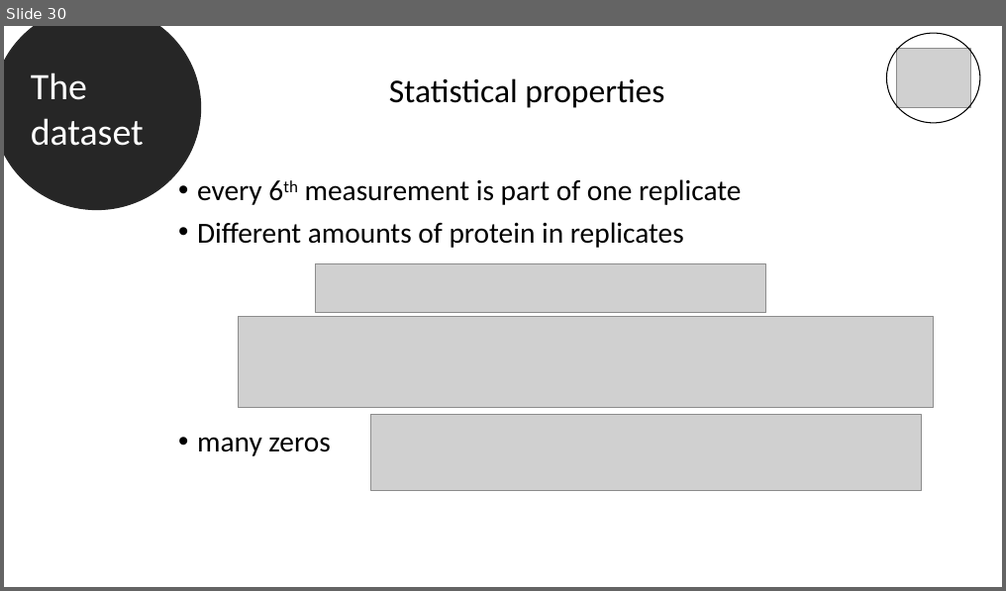
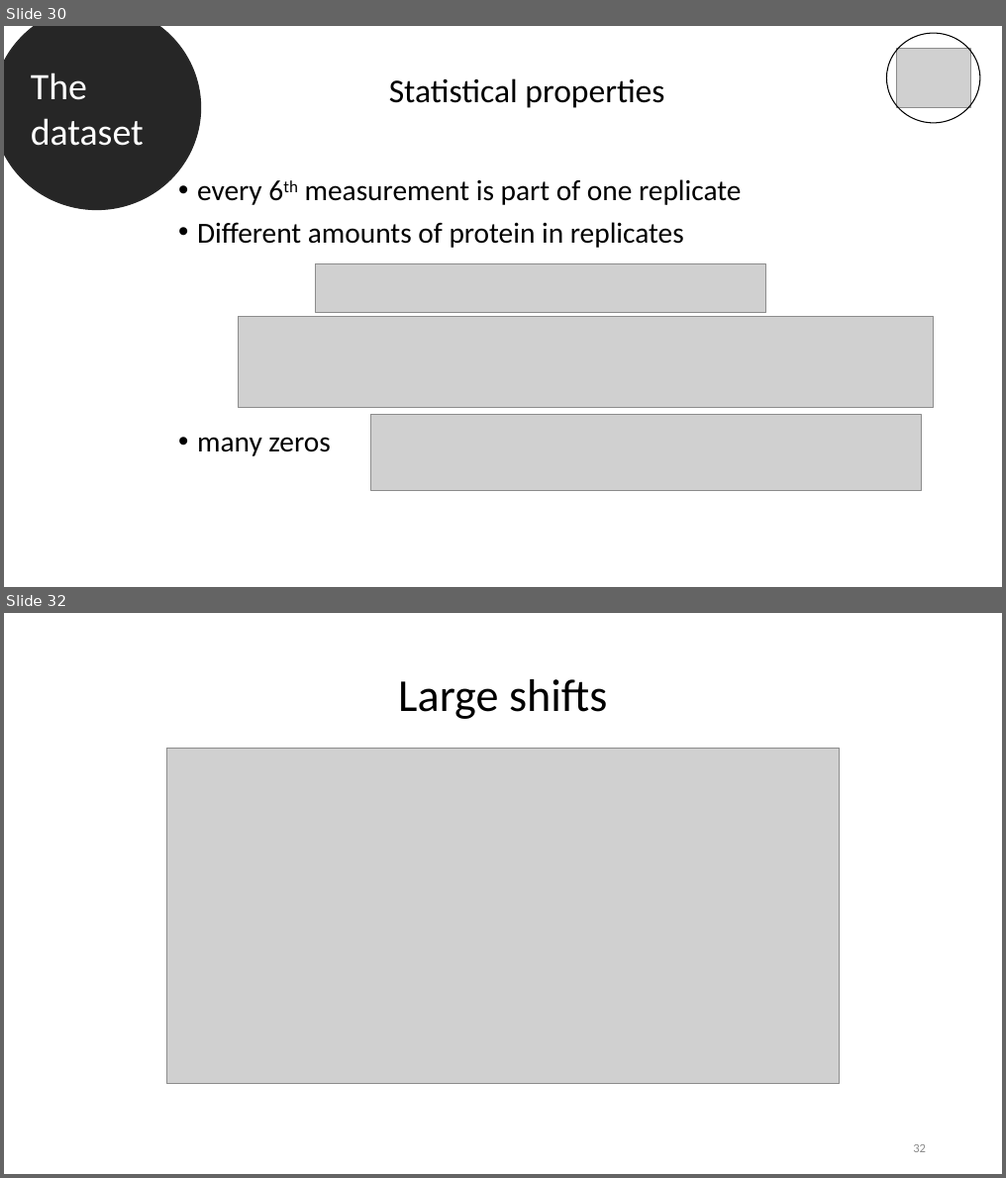
Before and after one commit to datascience-mobi-2022/2022-topic-03-team-05, a slide deck: Final presentation outline & temporary draft.pptx. Shown one above the other, each under a label of ours: slide 30 before the commit, slides 30 and 32 after it; the slides between them are not shown. The pictures are 1006x591 and 1006x1178 pixels, drawn with LibreOffice and Linux fonts; fonts in the diff are those of the drawing; grey boxes stand for pictures. Boxes give left, top, right and bottom in pixels: in the first picture for what was removed or moved away, otherwise in the second. Text is boxed around its words. In the diff, an @@ line names an element or a change of style, - is before the commit and + after.

```diff
--- a/Final presentation outline & temporary draft.pptx
+++ b/Final presentation outline & temporary draft.pptx
@@ slide 32 added at (4, 613, 1002, 1174), background #FFFFFF @@
@@ title added at (398, 679, 607, 719), 44 pt, text #000000 @@
+Large shifts
@@ picture added at (166, 748, 840, 1084) @@
@@ page number added at (913, 1145, 926, 1153), 12 pt, text #8C8C8C @@
+32
```
Also in this commit, not shown: 2 other slides added.
